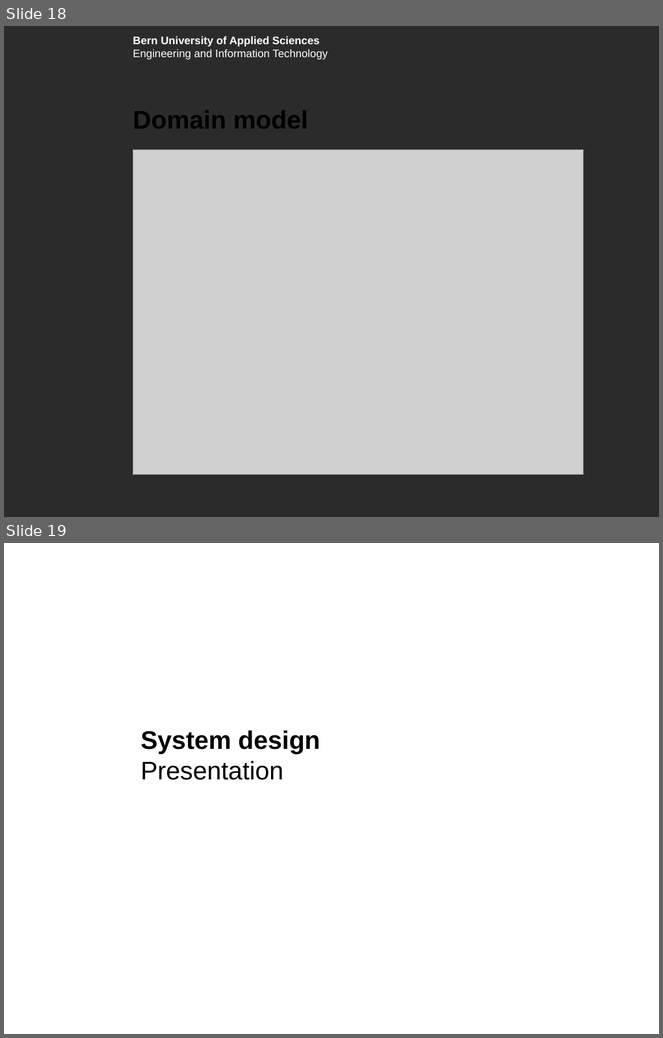
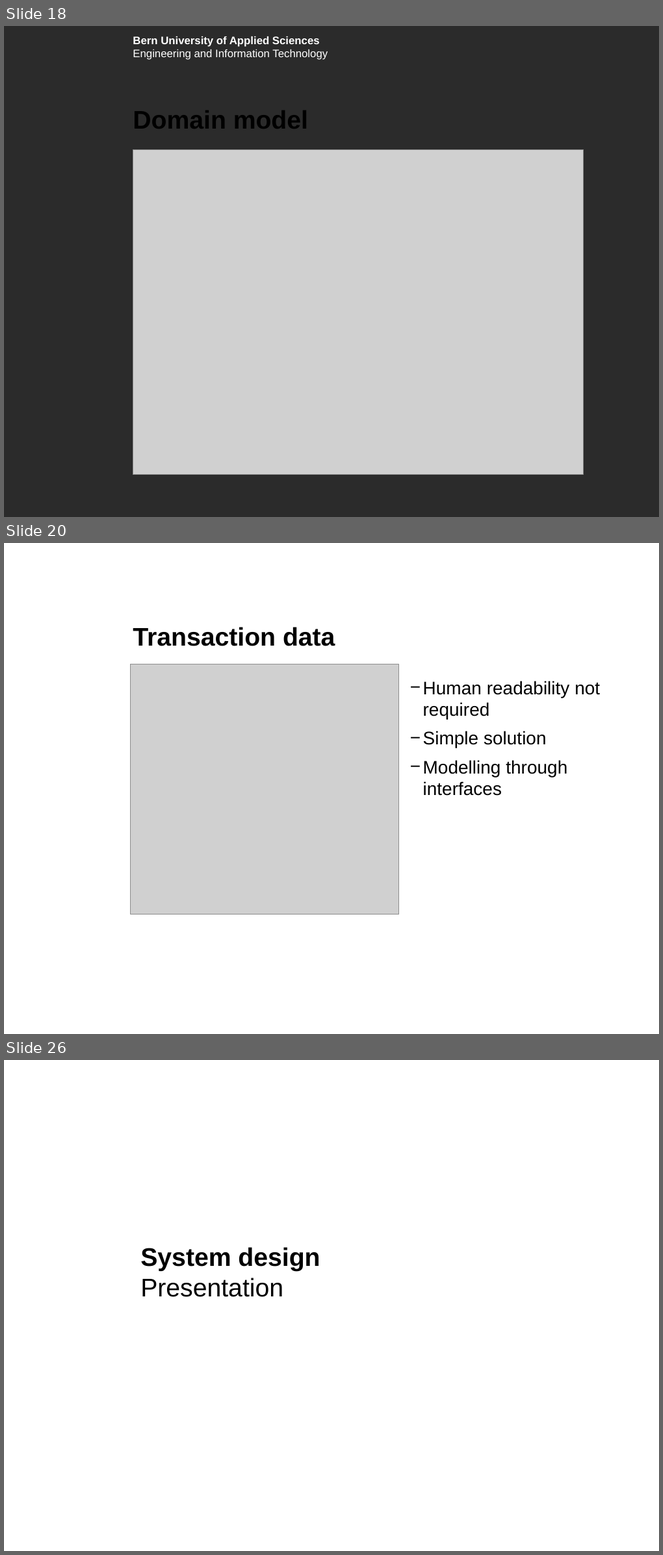
Before and after one commit to boskoop/comet-pinball, a slide deck: doc/presentation/presentation.pptx. Shown one above the other, each under a label of ours: slides 18 and 19 before the commit, slides 18, 20 and 26 after it; the slides between them are not shown. The pictures are 663x1038 and 663x1555 pixels, drawn with LibreOffice and Linux fonts; fonts in the diff are those of the drawing; grey boxes stand for pictures; background and template pictures are left out; a plain dark background stands for a picture behind light text. Boxes give left, top, right and bottom in pixels: in the first picture for what was removed or moved away, otherwise in the second. Text is boxed around its words. In the diff, an @@ line names an element or a change of style, - is before the commit and + after.

```diff
--- a/doc/presentation/presentation.pptx
+++ b/doc/presentation/presentation.pptx
@@ slide 20 added at (4, 543, 659, 1034), background picture (left out); not listed: 1 template element that a slide beside it also shows @@
@@ title added at (133, 627, 335, 646), 28 pt, text #000000, bold @@
+Transaction data
@@ picture added at (131, 664, 399, 915) @@
@@ text added at (423, 681, 600, 796), 20 pt, text #000000 @@
+    − Human readability not required
+    − Simple solution
+    − Modelling through interfaces
@@ what was slide 19 is now slide 26 @@
```
Also in this commit, not shown: 1 slide changed, 6 other slides added, 1 other file.
